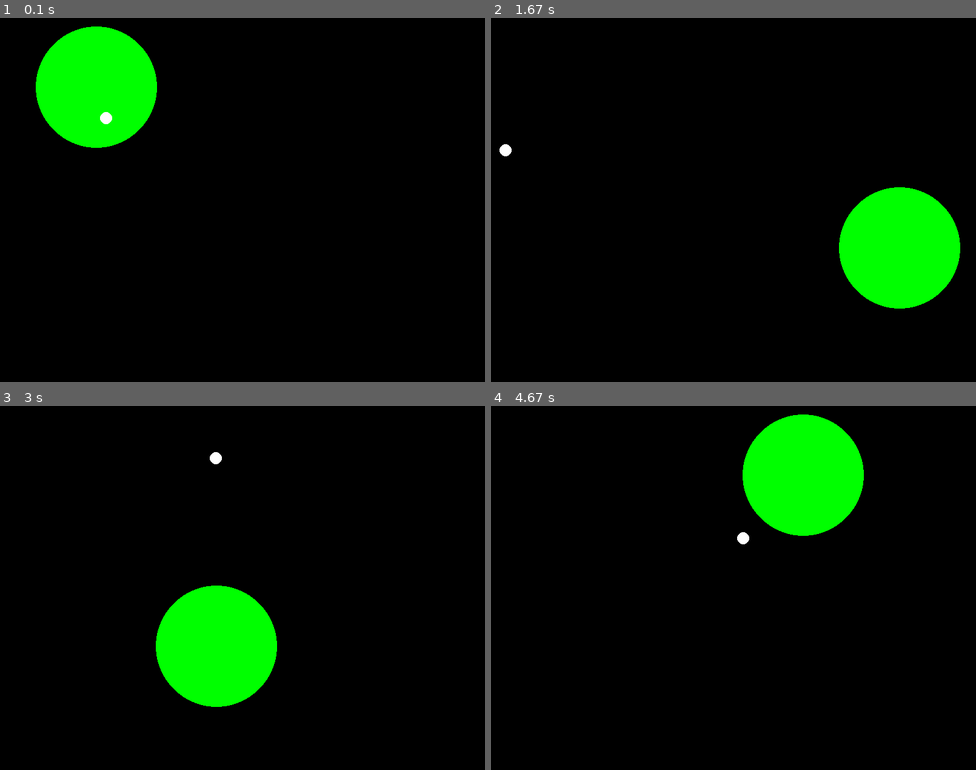
Above: before the commit, frames 1-4 (two rows, left to right).
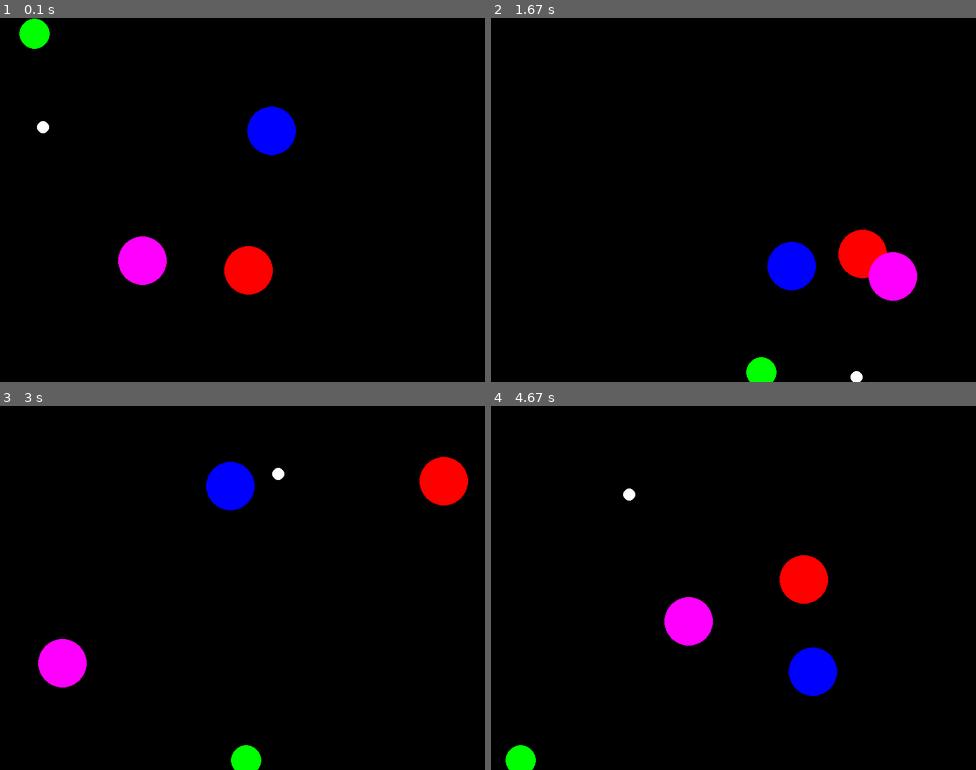
Above: after the commit, the same moments.

Repository: WorapatHongsetong/eng-s_y1_python3
Game: pygame game, started from day1(flying_circle)/flying_circle.py
The game is run twice, just before and just after one commit, with the same random seed, the same clock (stepped at 60 frames per second) and the same inputs.
Inputs:
- Up to frame 1 (0.1 s): no input
- Up to frame 2 (1.67 s): no input
- Up to frame 3 (3 s): no input
- Up to frame 4 (4.67 s): no input

The runs differ from the first frame. In frame 1, 10% of the frame differs, in the area x 4-61%, y 0-76%; in frame 2, 8.0%; in frame 3, 10%, in the area x 7-97%, y 12-100%; in frame 4, 10%.

Commit message:
Add bouncing between circles

Diff:
--- a/day1(flying_circle)/flying_circle.py
+++ b/day1(flying_circle)/flying_circle.py
@@ -20,7 +20,19 @@
         self.magnitude = magnitude
         self.direction = direction
 
-    def reflect_angle(self, normal_vector: float, error:bool = False) -> None:
+    def __eq__(self, other) -> bool:
+        if self.radius == other.radius \
+            and self.x == other.x \
+            and self.y == other.y \
+            and self.magnitude == other.magnitude \
+            and self.direction == other.direction:
+
+            return True
+
+        else:
+            return False
+
+    def reflect_angle(self, normal_vector: float, funny:bool = False) -> None:
         direction_ex = (math.cos(self.direction), math.sin(self.direction))
         normal_vector_ex = (math.cos(normal_vector), math.sin(normal_vector))
 
@@ -33,7 +45,7 @@
 
         self.direction = math.atan2(reflected[1], reflected[0])
 
-        if error:
+        if funny:
             self.direction * math.sin(self.direction)
 
     def move(self) -> None:
@@ -60,6 +72,24 @@
         center = (int(self.x), int(self.y))
         pygame.draw.circle(surface, self.color, center, self.radius)
 
+    def bounce_edge(self, bound_x: tuple, bound_y: tuple) -> None:
+        if self.get_collision_box()[0] < bound_x[0]:
+            self.reflect_angle(math.pi)
+        if self.get_collision_box()[1] > bound_x[1]:
+            self.reflect_angle(0)
+        if self.get_collision_box()[2] < bound_y[0]:
+            self.reflect_angle(math.pi / 2)
+        if self.get_collision_box()[3] > bound_y[1]:
+            self.reflect_angle(3 * math.pi / 2)
+
+def violently_collision(circle1: Circle, circle2: Circle) -> None:
+    distance = round(math.sqrt((circle1.x - circle2.x) ** 2 + (circle1.y - circle2.y) ** 2))
+    radial_sum = circle1.radius + circle2.radius
+    padding = radial_sum + 5
+
+    if radial_sum < abs(distance) <= padding:
+        circle1.reflect_angle(circle2.direction)
+        circle2.reflect_angle(circle1.direction)
 
 
 
@@ -83,8 +113,11 @@
 
 # Hey Serhii, Play with this Args...
 circles = (
-    Game_Circle(100, GREEN, 100, 100, 20, 3),
-    Game_Circle(10, (255,255,255), 100, 100, 20, 7)
+    Game_Circle(25, GREEN, 100, 100, 20, 3),
+    Game_Circle(10, (255,255,255), 100, 100, 20, 7),
+    Game_Circle(40, (255,0,0), 400, 400, 4, 1),
+    Game_Circle(40, (255,0,255), 200, 400, 7, 0),
+    Game_Circle(40, (0,0,255), 400, 200, 10, 6)
     )
 
 
@@ -105,16 +138,11 @@
 
         element.move()
 
-        collision_box = element.get_collision_box()
+        element.bounce_edge((0, SCREEN_WIDTH), (0, SCREEN_HEIGHT))
 
-        if collision_box[0] < 0:
-            element.reflect_angle(math.pi)
-        if collision_box[1] > SCREEN_WIDTH:
-            element.reflect_angle(0)
-        if collision_box[2] < 0:
-            element.reflect_angle(math.pi / 2)
-        if collision_box[3] > SCREEN_HEIGHT:
-            element.reflect_angle(3 * math.pi / 2)
+        for extra_circle in circles:
+            if not element.__eq__(extra_circle):
+                violently_collision(element, extra_circle)
 
 
     pygame.display.flip()
